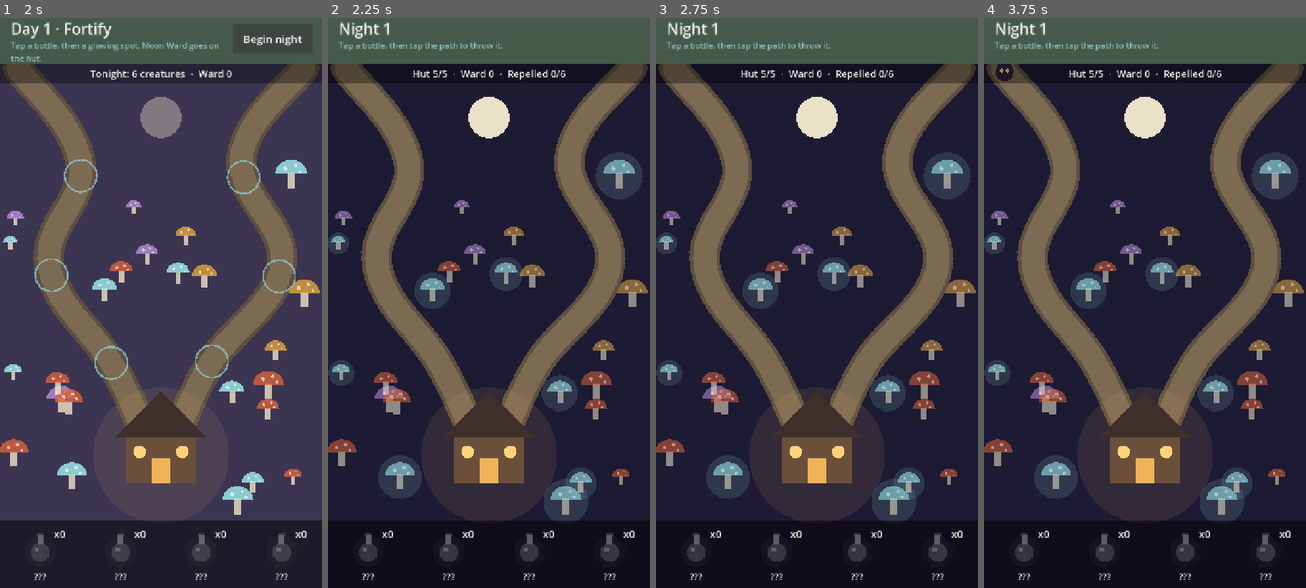
Above: before the commit, frames 1-4 (left to right).
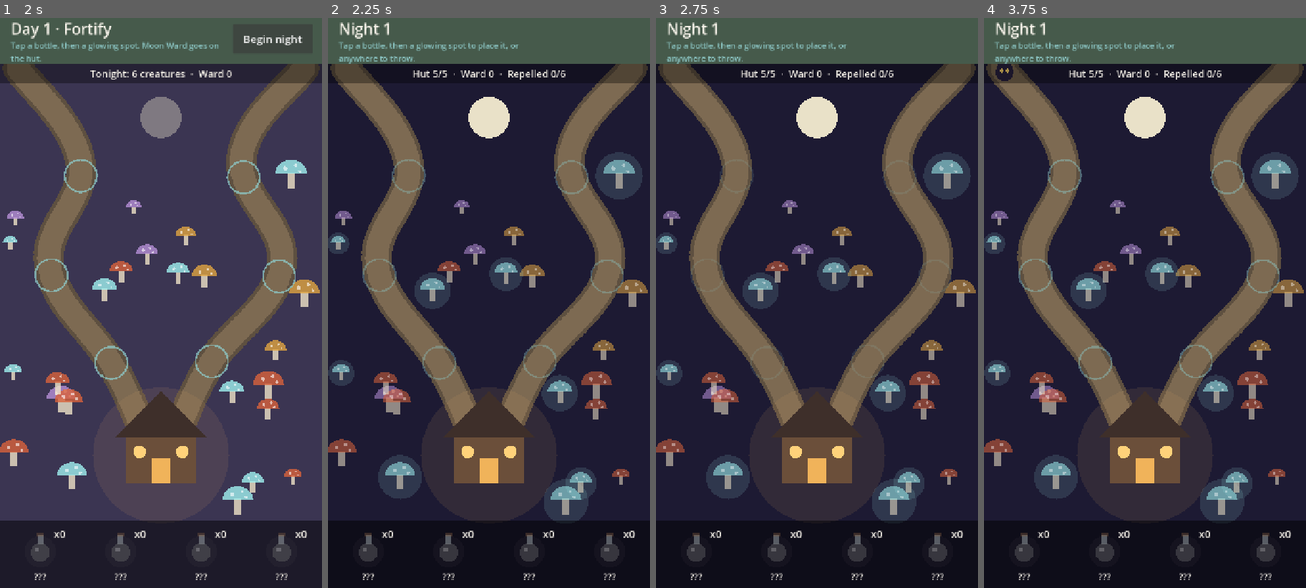
Above: after the commit, the same moments.

Repository: EstonTJ/Mushroom-Game
Game: Godot game, scene res://main.tscn
The game is run twice, just before and just after one commit, with the same random seed, the same clock (stepped at 60 frames per second) and the same inputs.
Inputs (mouse positions are in pixels of both pictures, inside the frame that each line leads up to):
- Up to frame 1 (2 s): click "Done" at 0.5 s; click "Fortify" at 1.25 s
- Up to frame 2 (2.25 s): click "Begin night" at 2 s
- Up to frame 3 (2.75 s): no input
- Up to frame 4 (3.75 s): tap A at 2.75, 3.5 s; move the mouse to (1215, 274) at 2.77 s; click (1215, 274) at 2.92 s; drag from (1080, 331) to (1128, 417) at 3.52 s

Frame 1 is identical in both runs. In frame 2, 0.9% of the frame differs, in the area x 3-92%, y 4-64%; in frame 3, 0.3%; in frame 4, 0.9%.

Commit message:
Let bottles be placed as traps during the night
At night, tapping a free trap spot (empty, or one whose trap already
burst) places the selected bottle there; tapping anywhere else still
throws it. Tapping a spot with an unburst trap does nothing, so it
can't be thrown by accident. Free spots keep a dimmer glow at night.

Co-Authored-By: Claude Opus 5.5 <noreply@anthropic.com>

Diff:
--- a/scripts/defense.gd
+++ b/scripts/defense.gd
@@ -2,7 +2,8 @@
 ## Fortify and night. One hut, two paths, three trap spots per path.
 ## Fortify: pick a bottle, tap a spot to place it (tap again to take it back),
 ## or tap the hut with a Moon Ward. Night: creatures walk the paths; a placed
-## bottle bursts when one gets close, and saved bottles can be thrown anywhere.
+## bottle bursts when one gets close. Saved bottles can still be placed on a free
+## spot (including one whose trap already burst) or thrown anywhere else.
 
 signal night_over(won: bool, repelled: int)
 
@@ -225,9 +226,23 @@
 	if selected == "ward":
 		ward += Data.potions["ward"]["ward"]
 		_popup("Ward +%d" % Data.potions["ward"]["ward"], HUT + Vector2(0, -170), Data.magic)
-	else:
-		_spawn_area(selected, p)
+		_use_selected()
+		return
+	# A free spot (empty, or its trap already burst) takes the bottle as a new trap.
+	# A spot still holding an unburst trap ignores the tap, so it can't be thrown by accident.
+	for s in slots:
+		if s["pos"].distance_to(p) < 50.0:
+			if _slot_free(s):
+				s["trap"] = selected
+				s["triggered"] = false
+				_use_selected()
+			return
+	_spawn_area(selected, p)
 	_use_selected()
+
+
+func _slot_free(s: Dictionary) -> bool:
+	return s["trap"] == "" or s["triggered"]
 
 
 func _draw() -> void:
@@ -254,11 +269,11 @@
 		draw_arc(HUT + Vector2(0, -60), 135, 0, TAU, 64, Art.fade(Data.magic, pulse), 6)
 
 	for s in slots:
-		if s["trap"] != "" and not s["triggered"]:
+		if not _slot_free(s):
 			Art.bottle(self, s["pos"], 56, Data.potions[s["trap"]]["color"])
-		elif not night:
+		else:
 			var glow := 0.5 + 0.3 * sin(t * 3.0)
-			draw_arc(s["pos"], 36, 0, TAU, 40, Art.fade(Data.magic, glow), 4)
+			draw_arc(s["pos"], 36, 0, TAU, 40, Art.fade(Data.magic, glow * (0.6 if night else 1.0)), 4)
 
 	for a in areas:
 		var col: Color = Data.potions[a["id"]]["color"]
--- a/scripts/main.gd
+++ b/scripts/main.gd
@@ -103,7 +103,7 @@
 		return
 	phase = "night"
 	phase_node.start_night()
-	_set_text("Night %d" % Data.day, "Tap a bottle, then tap the path to throw it.", "", Callable())
+	_set_text("Night %d" % Data.day, "Tap a bottle, then a glowing spot to place it, or anywhere to throw.", "", Callable())
 
 
 func _on_night_over(won: bool, repelled: int) -> void:
--- a/tests/smoke_test.gd
+++ b/tests/smoke_test.gd
@@ -75,18 +75,36 @@
 	main._on_action()
 	await frames(2)
 	check(main.phase == "night", "night starts")
+	# Placing during the night: an empty spot takes the bottle as a trap...
+	def.selected = "syrup"
+	def._night_tap(def.slots[4]["pos"])
+	check(def.slots[4]["trap"] == "syrup" and Data.bottles["syrup"] == 0, "night: place a trap on an empty spot")
+	# ...a spot still holding an unburst trap ignores the tap (no accidental throw).
 	def.selected = "ember"
+	def._night_tap(def.slots[1]["pos"])
+	check(def.slots[1]["trap"] == "spore" and Data.bottles["ember"] == 1 and def.areas.is_empty(),
+		"night: tapping an occupied spot does nothing")
 	var thrown := false
+	var reused := false
 	var steps := 0
 	while not def.over and steps < 5000:
 		def._night_step(0.05)
 		if not thrown and def.enemies.size() > 0 and def.enemies[0]["offset"] > 100.0:
 			def._night_tap(def.enemies[0]["pos"])
 			thrown = true
+		# ...and a spot whose trap already burst can take a new one.
+		if thrown and not reused and def.slots[1]["triggered"]:
+			Data.bottles["spore"] += 1
+			def.selected = "spore"
+			def._night_tap(def.slots[1]["pos"])
+			check(def.slots[1]["trap"] == "spore" and not def.slots[1]["triggered"] and Data.bottles["spore"] == 0,
+				"night: re-arm a spot after its trap burst")
+			reused = true
 		steps += 1
 	await frames(2)
 	check(def.over, "night ends (%d steps, %.0f s of game time)" % [steps, steps * 0.05])
 	check(thrown and Data.bottles["ember"] == 0, "ember thrown")
+	check(reused, "a burst spot was re-armed during the night")
 	print("      night 1 result: phase=%s hut=%d/%d ward=%d repelled=%d/%d" % [main.phase, def.hut_hp,
 		Data.HUT_HP, def.ward, def.repelled, def.cfg["count"]])
 
Not shown, changed: README.md
Not shown, changed: docs/index.html
Not shown, changed: docs/index.pck
